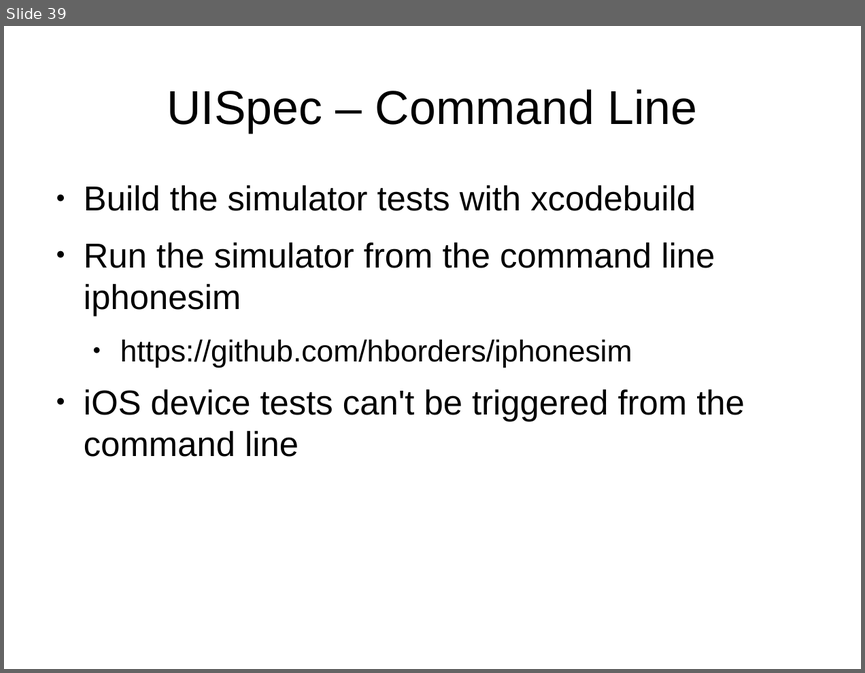
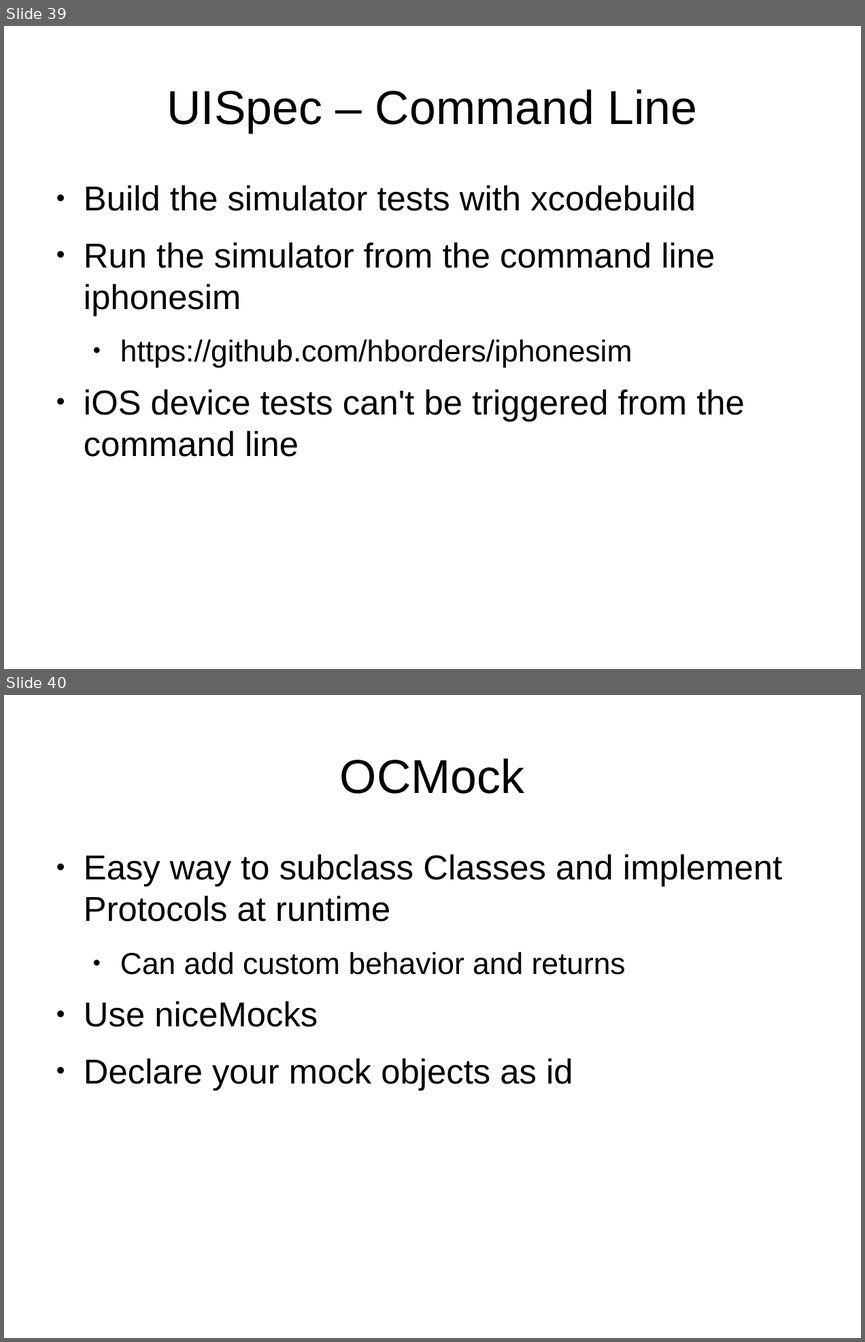
Before and after one commit to StlMobileDev/iPhone-Testing, a slide deck: Testing-Testing-iOS.odp. Shown one above the other, each under a label of ours: slide 39 before the commit, slides 39 and 40 after it. The pictures are 865x673 and 865x1342 pixels, drawn with LibreOffice and Linux fonts; fonts in the diff are those of the drawing. Boxes give left, top, right and bottom in pixels: in the first picture for what was removed or moved away, otherwise in the second. Text is boxed around its words. In the diff, an @@ line names an element or a change of style, - is before the commit and + after.

Commit message:
Added OCMock

```diff
--- a/Testing-Testing-iOS.odp
+++ b/Testing-Testing-iOS.odp
@@ slide 40 added at (4,695,861,1338), background #FFFFFF @@
@@ title added at (340,758,525,794), 44 pt, text #000000 @@
+OCMock
@@ text added at (84,854,782,1090), 32 pt, text #000000 @@
+● Easy way to subclass Classes and implement Protocols at runtime
+  ● Can add custom behavior and returns
+● Use niceMocks
+● Declare your mock objects as id
```
Also in this commit, not shown: 2 slides changed, 1 other slide added, 1 other file.
